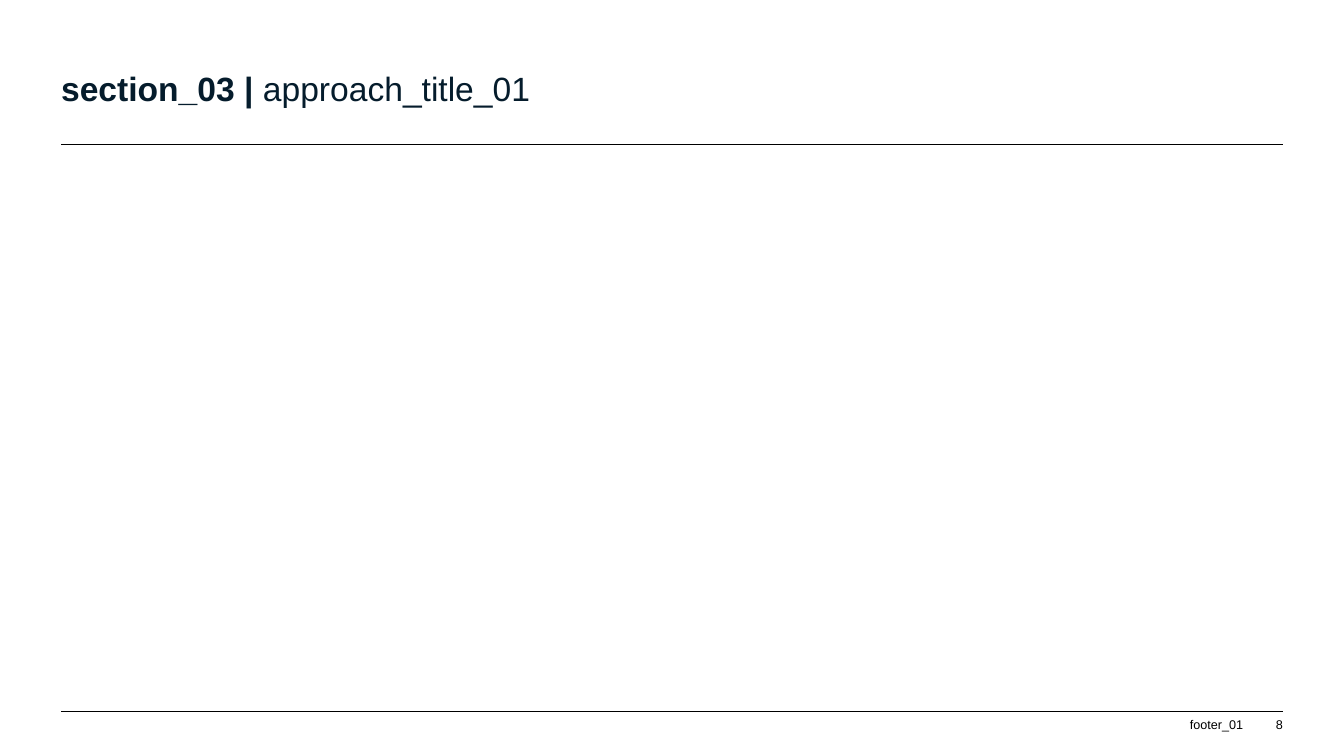
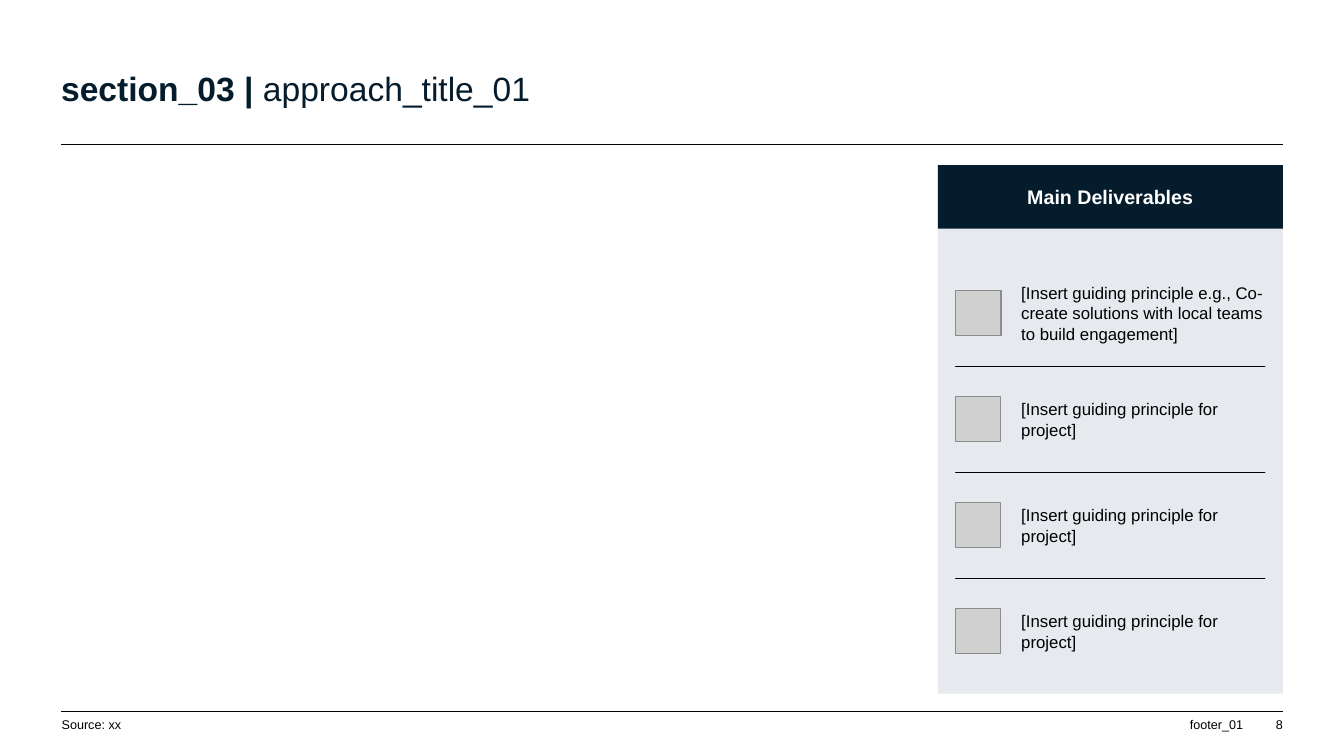
Before and after one commit to jliverio/jml-deck, a slide deck: slide 8 of template_v1_5_4.potx. Drawn at 1344x756 pixels with LibreOffice and Linux fonts; fonts in the diff are those of the drawing; grey boxes stand for pictures. Boxes give left, top, right and bottom in pixels: in the first picture for what was removed or moved away, otherwise in the second. Text is boxed around its words. In the diff, an @@ line names an element or a change of style, - is before the commit and + after.

```diff
--- a/template_v1_5_4.potx
+++ b/template_v1_5_4.potx
@@ rectangle added at (938, 165, 1282, 695), fill #E6E9EE @@
@@ rectangle added at (938, 165, 1282, 229), fill #051C2C, 14 pt, text #FFFFFF, bold @@
+Main Deliverables
@@ picture added at (956, 290, 1001, 336) @@
@@ text added at (1021, 287, 1263, 344), 12 pt, text #000000 @@
+  [Insert guiding principle e.g., Co-create solutions with local teams to build engagement]
@@ line added from (956, 366) to (1265, 366), #000000 0.75 pt @@
@@ picture added at (956, 396, 1001, 442) @@
@@ text added at (1021, 403, 1218, 440), 12 pt, text #000000 @@
+  [Insert guiding principle for project]
@@ line added from (956, 472) to (1265, 472), #000000 0.75 pt @@
@@ picture added at (956, 503, 1001, 548) @@
@@ text added at (1021, 509, 1218, 546), 12 pt, text #000000 @@
+  [Insert guiding principle for project]
@@ line added from (956, 579) to (1265, 579), #000000 0.75 pt @@
@@ picture added at (956, 609, 1001, 654) @@
@@ text added at (1021, 615, 1218, 652), 12 pt, text #000000 @@
+  [Insert guiding principle for project]
@@ text added at (62, 720, 122, 729), 9 pt, text #000000 @@
+Source: xx
```
Also in this commit, not shown: 9 other files.
